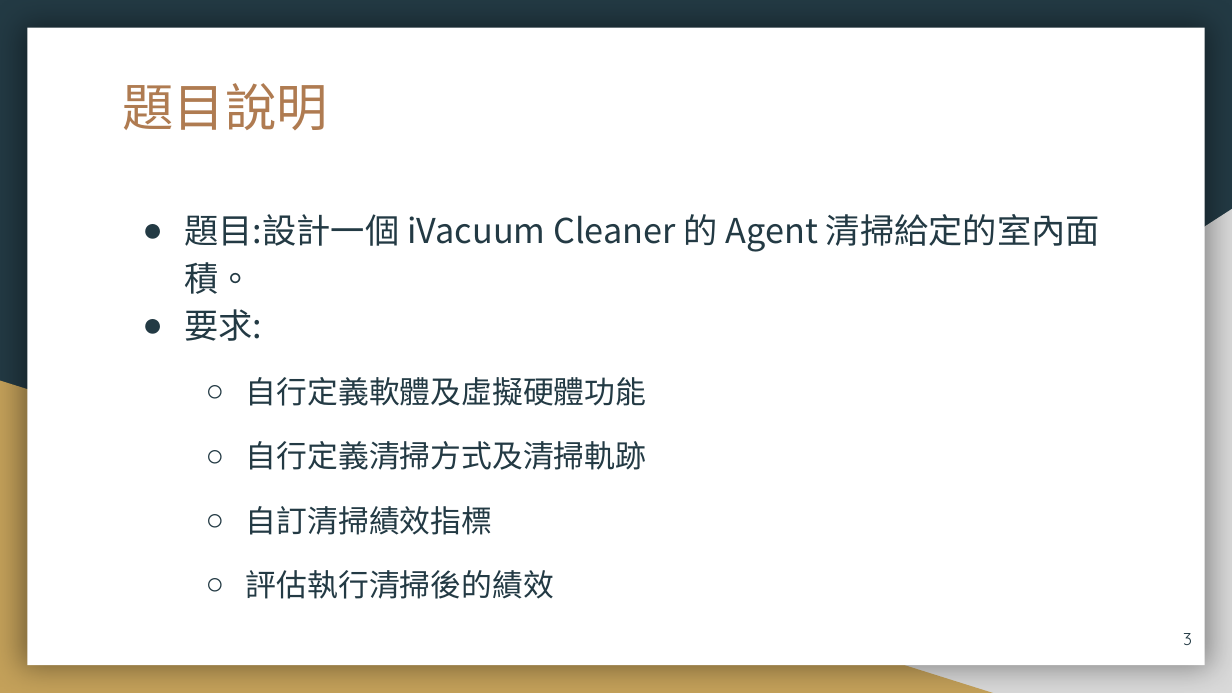
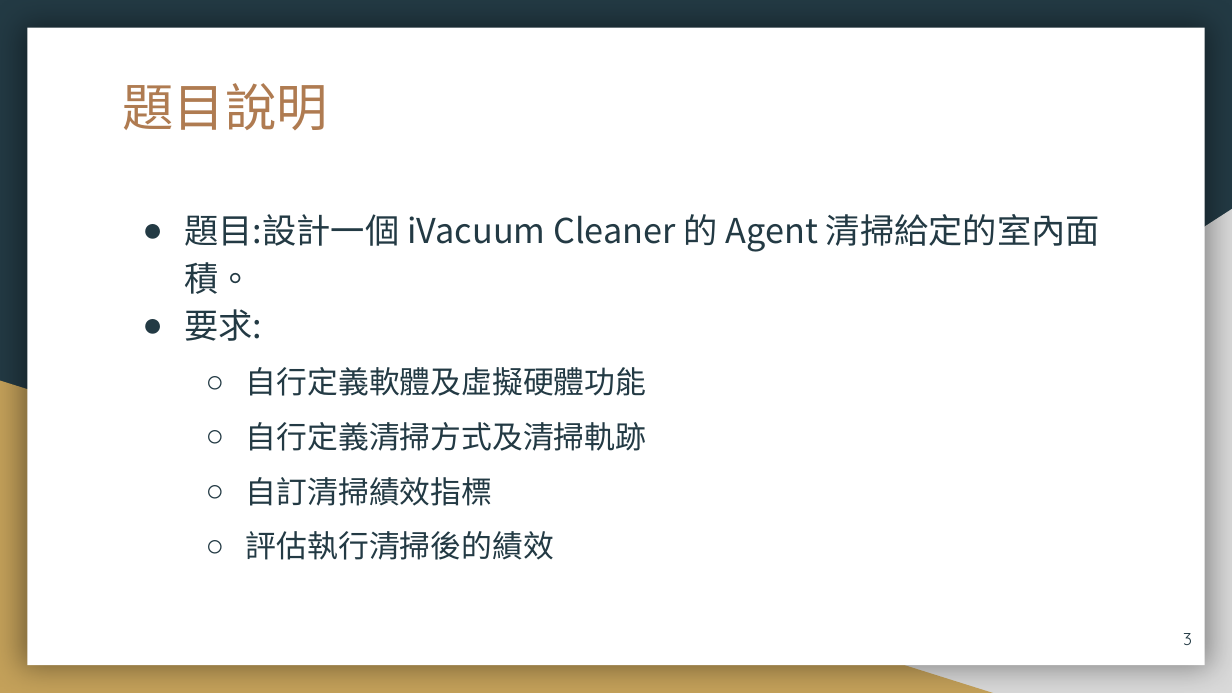
Before and after one commit to 106971001/AI, a slide deck: slide 3 of AI_Filnal_ppt.pptx. Drawn at 1232x693 pixels with LibreOffice and Linux fonts; fonts in the diff are those of the drawing. Boxes give left, top, right and bottom in pixels: in the first picture for what was removed or moved away, otherwise in the second. Text is boxed around its words. In the diff, an @@ line names an element or a change of style, - is before the commit and + after.

```diff
--- a/AI_Filnal_ppt.pptx
+++ b/AI_Filnal_ppt.pptx
@@ text at [246, 367, 646, 560]: font Calibri to Noto Sans CJK SC in "自⾏定義清掃⽅式及清掃軌跡", "自訂清掃績效指標", "評估執⾏清掃後的績效"; line spacing 1 to 16pt @@
```
Also in this commit, not shown: 10 other slides changed, 10 slides added, 3 slides removed, 9 other files.
